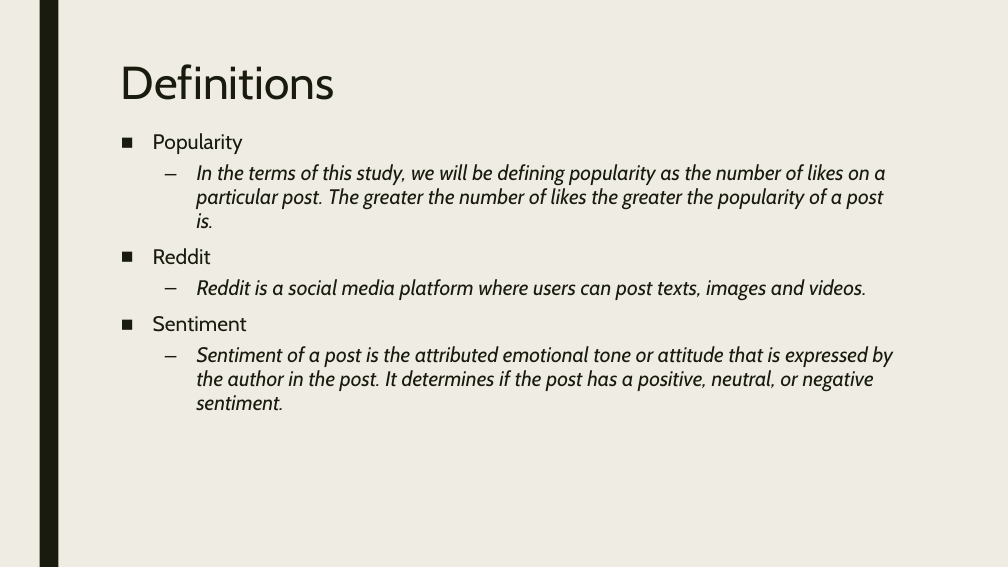
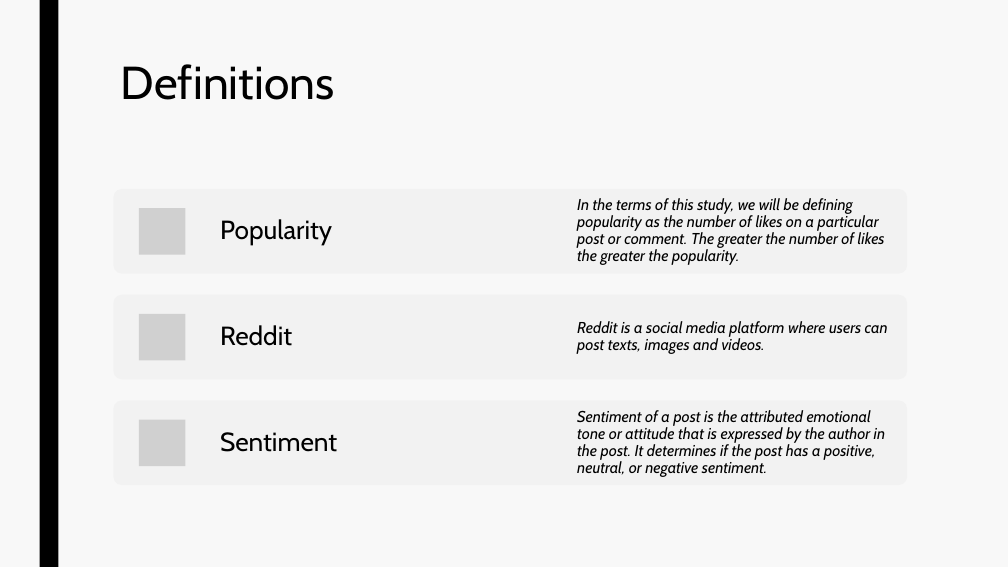
Before and after one commit to EvaTarr/CMPT412Project, a slide deck: slide 2 of presentation.pptx. Drawn at 1008x567 pixels with LibreOffice and Linux fonts; fonts in the diff are those of the drawing; grey boxes stand for pictures. Boxes give left, top, right and bottom in pixels: in the first picture for what was removed or moved away, otherwise in the second. Text is boxed around its words. In the diff, an @@ line names an element or a change of style, - is before the commit and + after.

```diff
--- a/presentation.pptx
+++ b/presentation.pptx
@@ background #EFEDE3 to #F8F8F8 @@
@@ rectangle at (39, 0, 58, 567): fill #191B0E to #000000 @@
@@ title "Definitions" at (121, 64, 334, 100): text colour #191B0E to #000000 @@
@@ text removed at (153, 133, 893, 411) @@
-■ Popularity
-  – In the terms of this study, we will be defining popularity as the number of likes on a particular post. The greater the number of likes the greater the popularity of a post is.
-■ Reddit
-  – Reddit is a social media platform where users can post texts, images and videos.
-■ Sentiment
-  – Sentiment of a post is the attributed emotional tone or attitude that is expressed by the author in the post. It determines if the post has a positive, neutral, or negative sentiment.
@@ group added at (113, 189, 907, 485): 6 texts, 3 rounded rectangles, 3 pictures @@
+Popularity
+In the terms of this study, we will be defining popularity as the number of likes on a particular post or comment. The greater the number of likes the greater the popularity.
+Reddit
+Reddit is a social media platform where users can post texts, images and videos.
+Sentiment
+Sentiment of a post is the attributed emotional tone or attitude that is expressed by the author in the post. It determines if the post has a positive, neutral, or negative sentiment.
```
Also in this commit, not shown: 10 other slides changed, 1 slide added, 1 slide removed, 3 other files.
